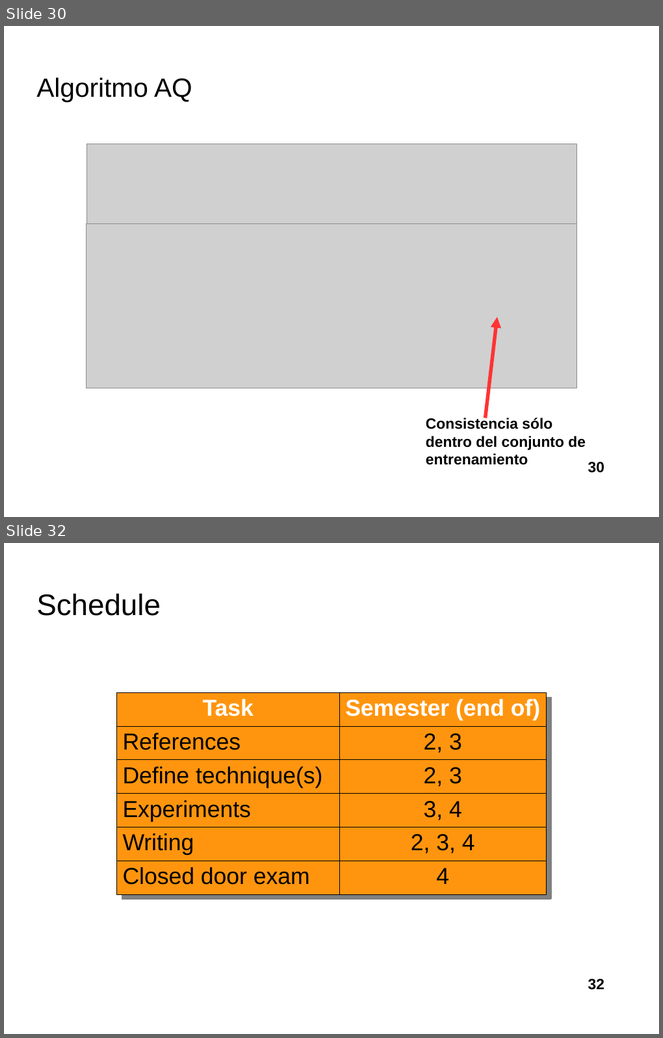
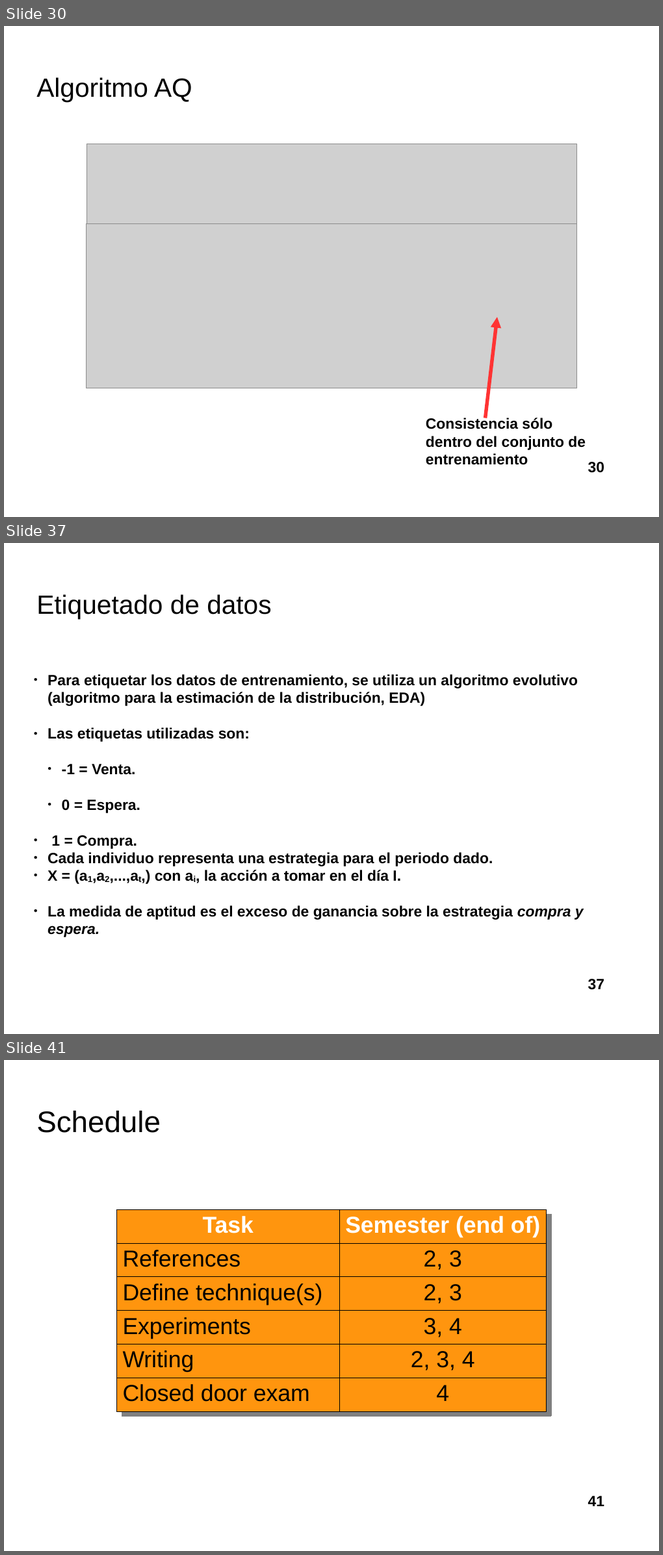
Before and after one commit to davidrmh/Thesis, a slide deck: presentaciones_finales/presentacion_seminario_B19.odp. Shown one above the other, each under a label of ours: slides 30 and 32 before the commit, slides 30, 37 and 41 after it; the slides between them are not shown. The pictures are 663x1038 and 663x1555 pixels, drawn with LibreOffice and Linux fonts; fonts in the diff are those of the drawing; grey boxes stand for pictures; background and template pictures are left out. Boxes give left, top, right and bottom in pixels: in the first picture for what was removed or moved away, otherwise in the second. Text is boxed around its words. In the diff, an @@ line names an element or a change of style, - is before the commit and + after.

Commit message:
Agrega hasta sección de proceso de etiquetado

```diff
--- a/presentaciones_finales/presentacion_seminario_B19.odp
+++ b/presentaciones_finales/presentacion_seminario_B19.odp
@@ slide 37 added at (x1=4, y1=543, x2=659, y2=1034), background picture (left out) @@
@@ title added at (x1=36, y1=594, x2=271, y2=619), 32 pt, text #000000 @@
+Etiquetado de datos
@@ text added at (x1=48, y1=674, x2=578, y2=849), 18 pt, text #000000, bold @@
+● Para etiquetar los datos de entrenamiento, se utiliza un algoritmo evolutivo (algoritmo para la estimación de la distribución, EDA)
+● Las etiquetas utilizadas son:
+  ● -1 = Venta.
+  ● 0 = Espera.
+  ● 1 = Compra.
@@ text added at (x1=48, y1=852, x2=584, y2=938), 18 pt, text #000000, bold @@
+● Cada individuo representa una estrategia para el periodo dado.
+● X = (a1,a2,...,at,) con ai, la acción a tomar en el día I.
+● La medida de aptitud es el exceso de ganancia sobre la estrategia compra y espera.
@@ page number added at (x1=588, y1=979, x2=605, y2=990), 18 pt, text #000000, bold @@
+37
@@ what was slide 32 is now slide 41 @@
@@ page number at (x1=588, y1=1496, x2=605, y2=1507): text changed @@
-32
+41
```
Also in this commit, not shown: 1 slide changed, 8 other slides added.
